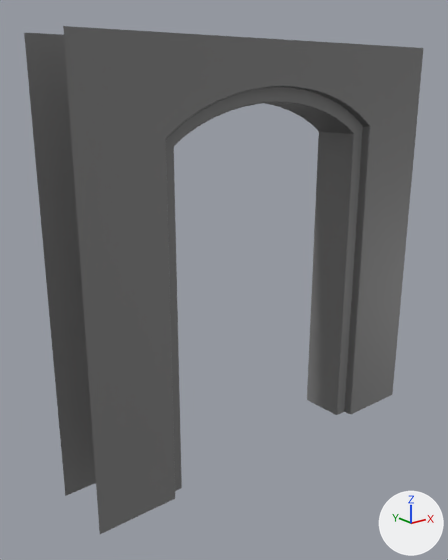
What one commit did to the FBX model models/structures/house_kit/WallKit_DoorFrame_02_LOD0.fbx.
Before and after are seen from a 50 mm lens placed at (-2.94, -3.06, 2.72), pointed at (-0.21, 0.36, 1.35). The axes (+X, +Y, +Z) are drawn at lower right. The lights are the same throughout. Where no turn or scale is listed for an object, it has been applied to the vertices.

Names of what the first picture shows: 'WallKit_DoorFrame_02_LOD0'.
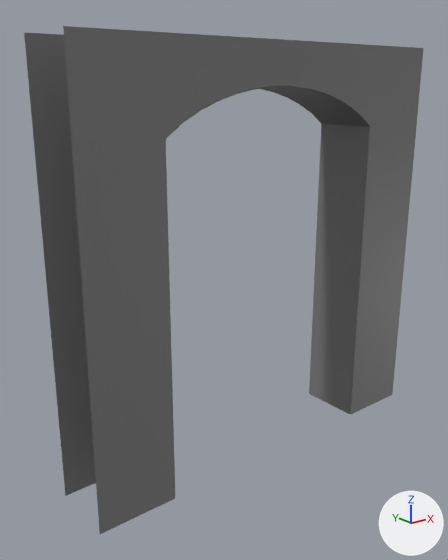
Where the change shows, as pixel boxes (x1, y1, x2, y2) in the pictures (448 x 560 px):
part 1 of me_plane_026, deleted: before (166, 87, 363, 491)

Patch to the scene script:
```diff
--- a/models/structures/house_kit/WallKit_DoorFrame_02_LOD0.fbx.py
+++ b/models/structures/house_kit/WallKit_DoorFrame_02_LOD0.fbx.py
@@ me_plane_026 @@
 me_plane_026.from_pydata(...)  # 192 vertices, 172 faces; spans x -1.5..1.5, y 0.0..0.5, z 0.0..3.0
 # used by ob_wallkit_doorframe_02_lod0; location = (0.0, 0.0, 0.0)
+# me_plane_026 part 1: the loose piece of 110 vertices spanning x -0.91..0.91, y 0.07..0.43, z 0.0..2.71 is deleted
 me_plane_026.materials.append(mat_material_002)
```
